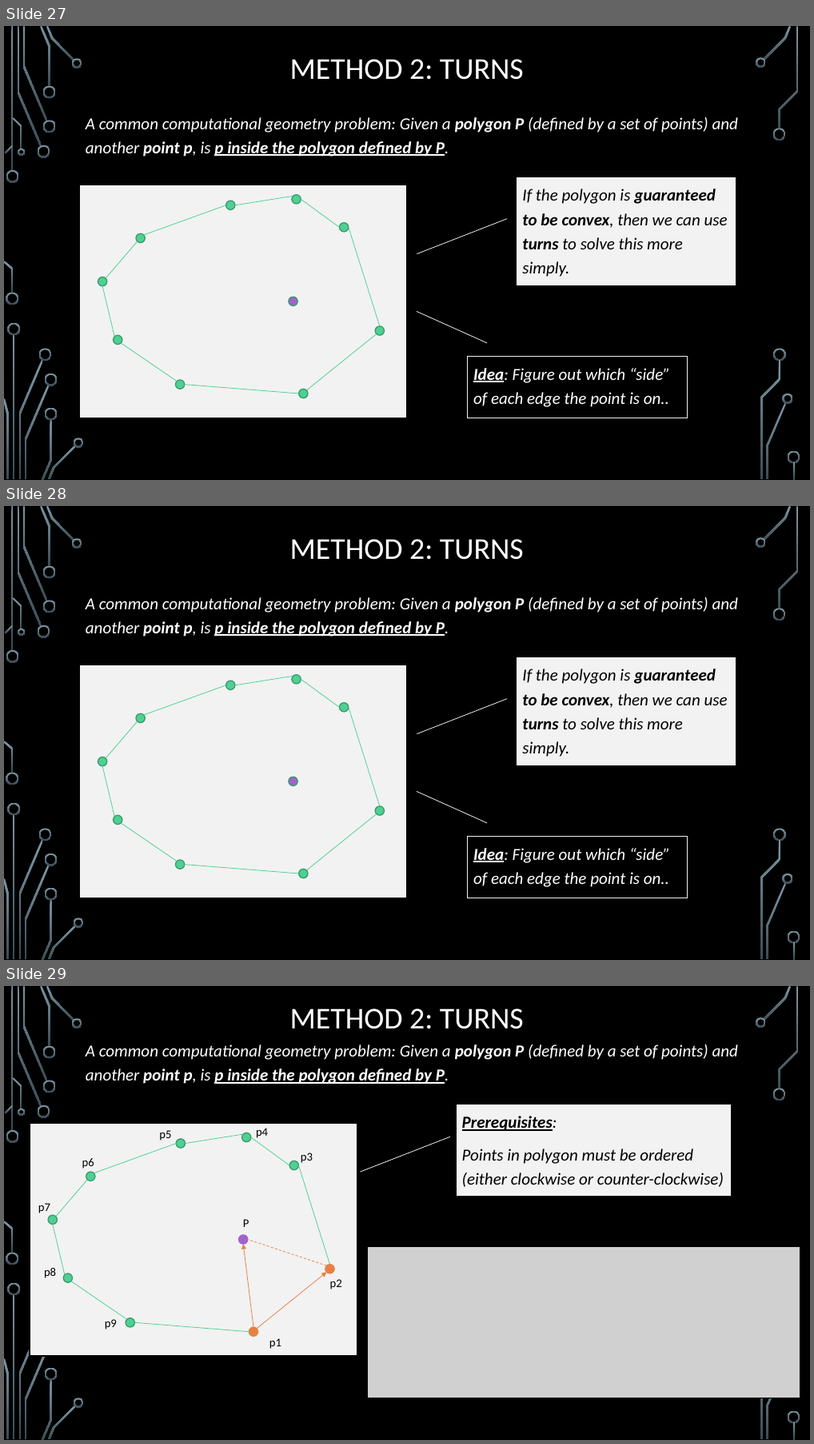
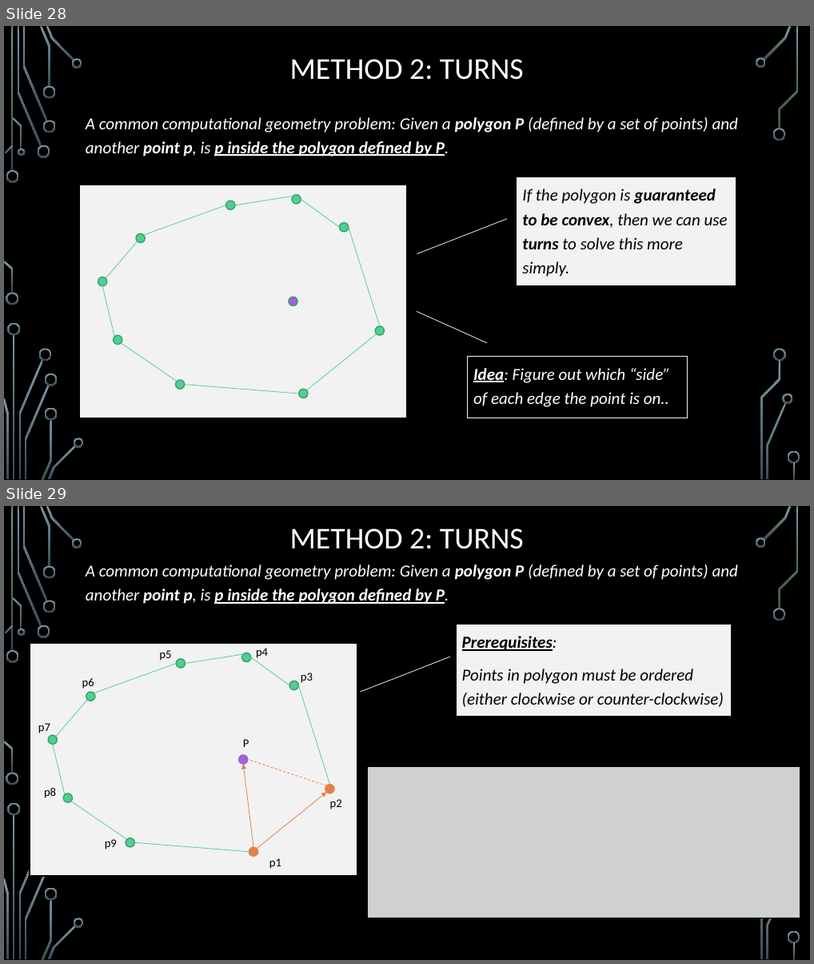
Before and after one commit to janiceeguo/advAlgo, a slide deck: slides/ComputationalGeom-part1-Intersections.pptx. Shown one above the other, each under a label of ours: slides 27, 28 and 29 before the commit, slides 28 and 29 after it. The pictures are 814x1444 and 814x964 pixels, drawn with LibreOffice and Linux fonts; fonts in the diff are those of the drawing; grey boxes stand for pictures; background and template pictures are left out. Boxes give left, top, right and bottom in pixels: in the first picture for what was removed or moved away, otherwise in the second. Text is boxed around its words. In the diff, an @@ line names an element or a change of style, - is before the commit and + after.

```diff
--- a/slides/ComputationalGeom-part1-Intersections.pptx
+++ b/slides/ComputationalGeom-part1-Intersections.pptx
@@ slide 28 removed at [4,506,810,960], background picture (left out); not listed: 36 template elements that a slide beside it also shows @@
@@ title removed at [290,539,524,560] @@
-METHOD 2: TURNS
@@ text removed at [86,597,738,636] @@
-A common computational geometry problem: Given a polygon P (defined by a set of points) and another point p, is p inside the polygon defined by P.
@@ rectangle removed at [517,657,737,766] @@
-If the polygon is guaranteed to be convex, then we can use turns to solve this more simply.
@@ line removed from (417, 733) to (507, 698) @@
@@ group removed at [80,664,407,897]: 10 ellipses, 9 lines, 1 rectangle @@
@@ line removed from (417, 791) to (487, 823) @@
@@ rectangle removed at [468,836,687,897] @@
-Idea: Figure out which “side” of each edge the point is on..
@@ what was slide 27 is now slide 28 @@
```
Also in this commit, not shown: 8 slides changed, 1 slide added, 3 other files.
